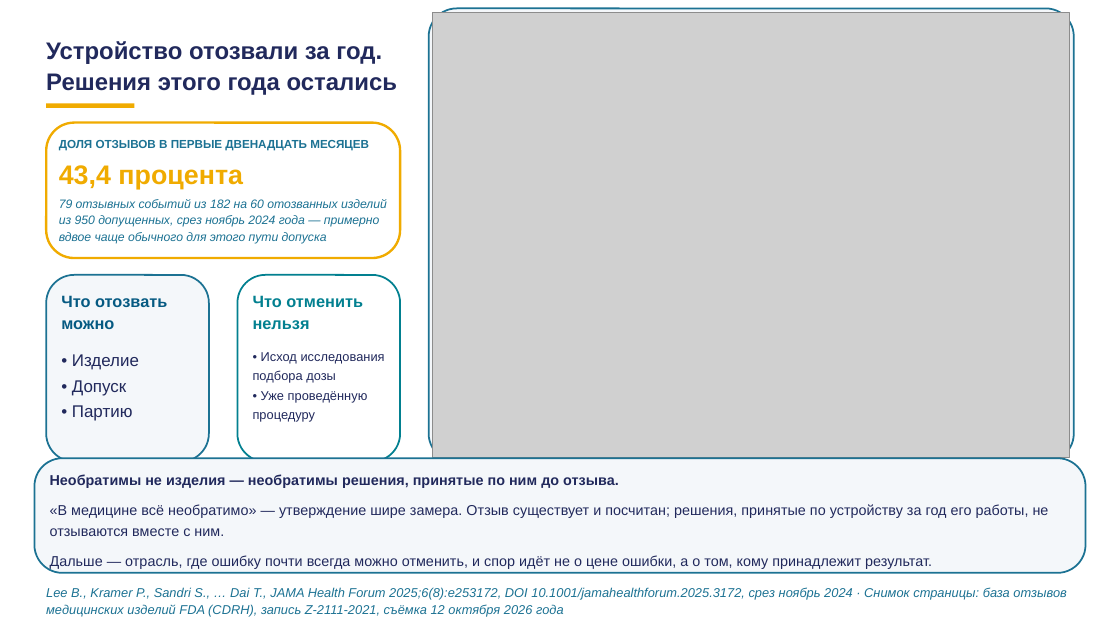
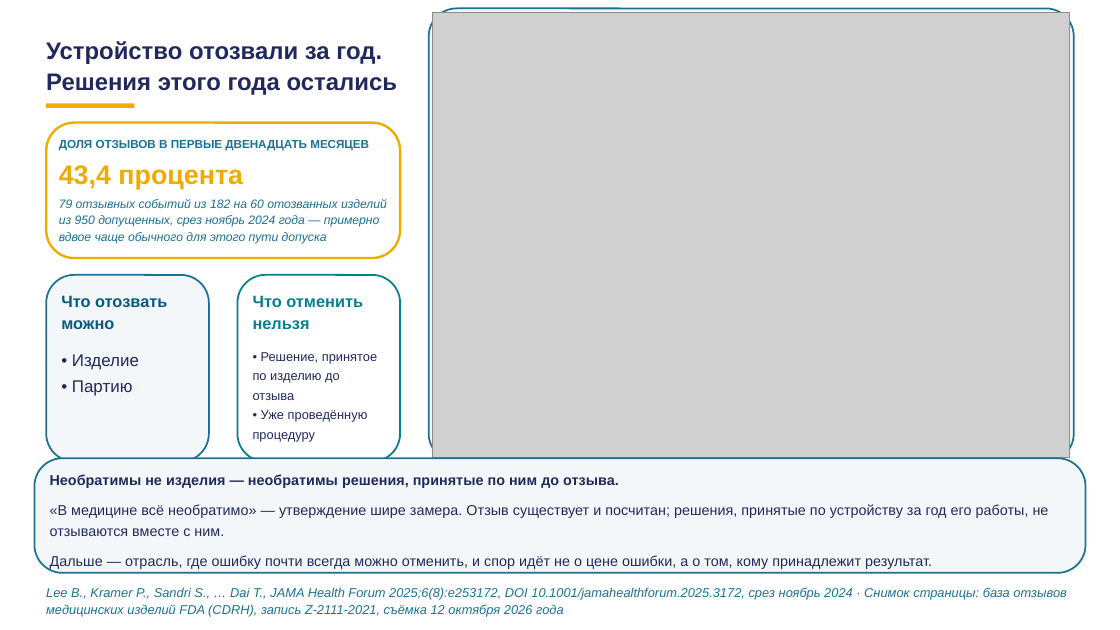
Before and after one commit to tellina-study/AI-usage-lessons, a slide deck: slide 109 of library/lectures/lec-07/rework/deck/lec-07-karkas.pptx. Drawn at 1120x630 pixels with LibreOffice and Linux fonts; fonts in the diff are those of the drawing; grey boxes stand for pictures. Boxes give left, top, right and bottom in pixels: in the first picture for what was removed or moved away, otherwise in the second. Text is boxed around its words. In the diff, an @@ line names an element or a change of style, - is before the commit and + after.

```diff
--- a/library/lectures/lec-07/rework/deck/lec-07-karkas.pptx
+++ b/library/lectures/lec-07/rework/deck/lec-07-karkas.pptx
@@ text at bbox=[253, 352, 377, 400]: text changed @@
-• Исход исследования подбора дозы
+• Решение, принятое по изделию до отзыва
@@ text at bbox=[72, 380, 126, 396]: paragraph removed @@
-• Допуск
```
Also in this commit, not shown: 1 other slide changed, 3 other files.
